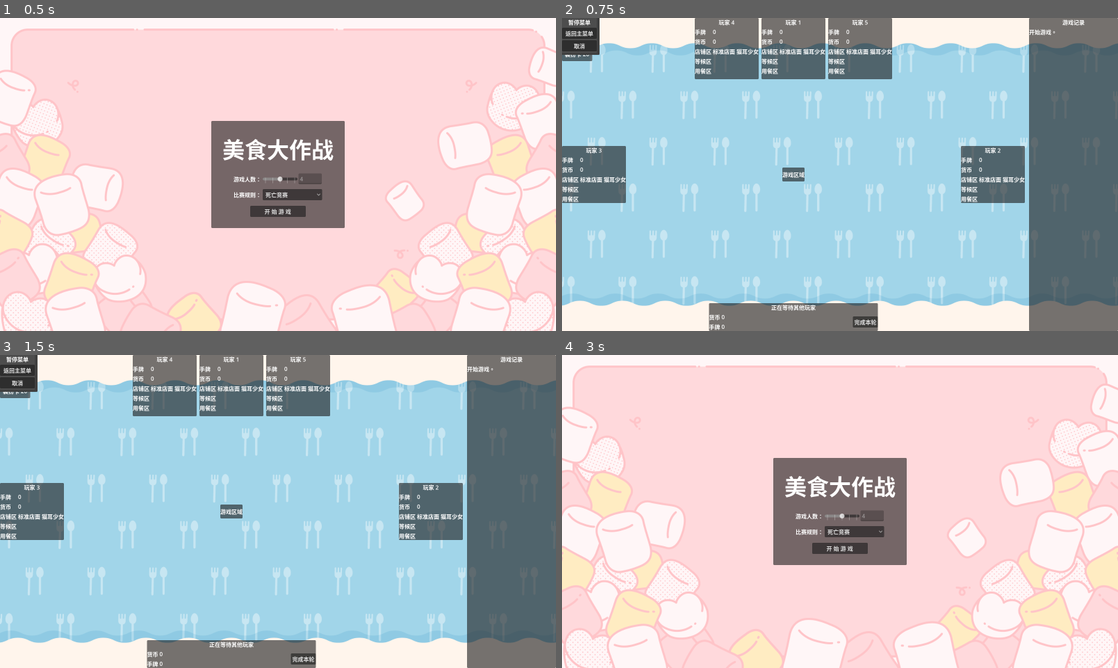
Above: before the commit, frames 1-4 (two rows, left to right).
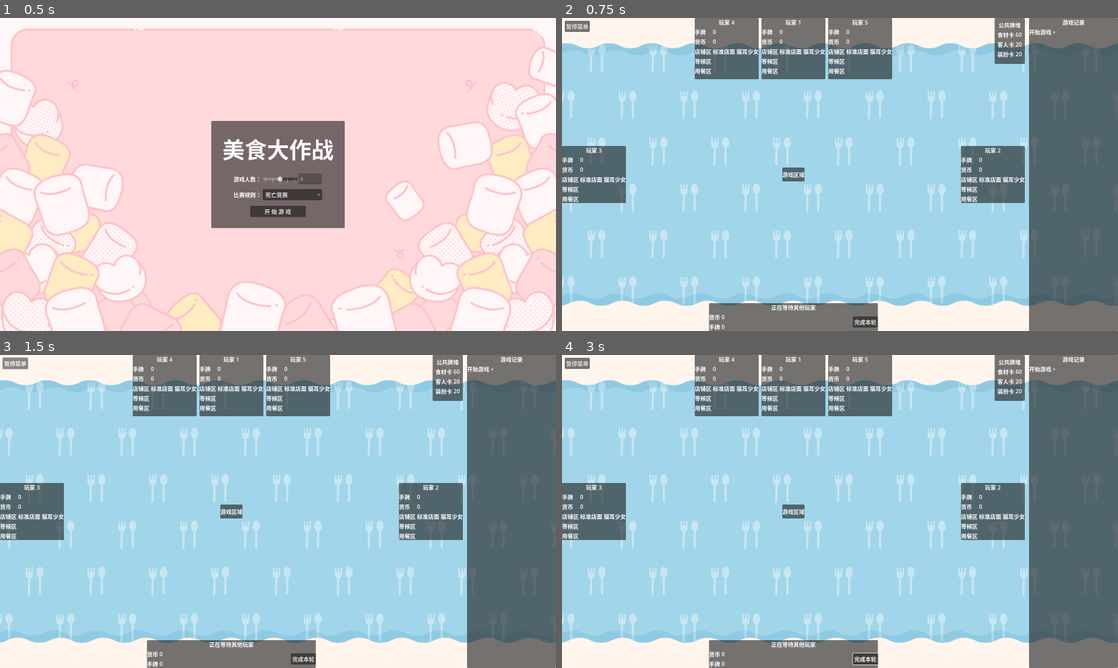
Above: after the commit, the same moments.

Repository: LautskyStudio/FoodCombat
Game: Godot game, scene res://scenes/home_screen.tscn
The game is run twice, just before and just after one commit, with the same random seed, the same clock (stepped at 60 frames per second) and the same inputs.
Inputs (mouse positions are in pixels of both pictures, inside the frame that each line leads up to):
- Up to frame 1 (0.5 s): no input
- Up to frame 2 (0.75 s): click "开 始 游 戏" at 0.5 s
- Up to frame 3 (1.5 s): click (16, 364) at 1.25 s, where only the run after the commit has a clickable "暂停菜单"
- Up to frame 4 (3 s): click "完成本轮" at 2 s; click (578, 370) at 2.75 s, where only the run before the commit has a clickable "返回主菜单"

Frame 1 is identical in both runs. In frame 2, 1.7% of the frame differs, in the area x 0-84%, y 0-15%; in frame 3, 1.7%; in frame 4, 96%, in the area x 0-100%, y 0-100%.

Commit message:
启用“暂停菜单”

Diff:
--- a/project.godot
+++ b/project.godot
@@ -27,3 +27,11 @@
 
 window/size/viewport_width=1600
 window/size/viewport_height=900
+
+[input]
+
+game_pause={
+"deadzone": 0.5,
+"events": [Object(InputEventKey,"resource_local_to_scene":false,"resource_name":"","device":-1,"window_id":0,"alt_pressed":false,"shift_pressed":false,"ctrl_pressed":false,"meta_pressed":false,"pressed":false,"keycode":0,"physical_keycode":4194305,"key_label":0,"unicode":0,"echo":false,"script":null)
+]
+}
--- a/scenes/play_screen.tscn
+++ b/scenes/play_screen.tscn
@@ -60,6 +60,14 @@
 layout_mode = 2
 size_flags_horizontal = 3
 
+[node name="PauseButton" type="Button" parent="HUD/HSplitContainer/GameArea"]
+layout_mode = 1
+offset_left = 8.0
+offset_top = 8.0
+offset_right = 80.0
+offset_bottom = 39.0
+text = "暂停菜单"
+
 [node name="LeftPlayerContainer" type="PanelContainer" parent="HUD/HSplitContainer/GameArea"]
 layout_mode = 1
 anchors_preset = 4
@@ -167,8 +175,12 @@
 [node name="PublicCardDeckContainer" type="PanelContainer" parent="HUD/HSplitContainer/GameArea"]
 unique_name_in_owner = true
 layout_mode = 1
-offset_right = 40.0
-offset_bottom = 40.0
+anchors_preset = 1
+anchor_left = 1.0
+anchor_right = 1.0
+offset_left = -87.0
+offset_bottom = 132.0
+grow_horizontal = 0
 
 [node name="MarginContainer" type="MarginContainer" parent="HUD/HSplitContainer/GameArea/PublicCardDeckContainer"]
 layout_mode = 2
@@ -218,6 +230,7 @@
 
 [node name="PauseMenu" parent="HUD/HSplitContainer/GameArea" instance=ExtResource("9_exsm3")]
 unique_name_in_owner = true
+visible = false
 
 [node name="LogContainer" parent="HUD/HSplitContainer" instance=ExtResource("2_622vs")]
 layout_mode = 2
